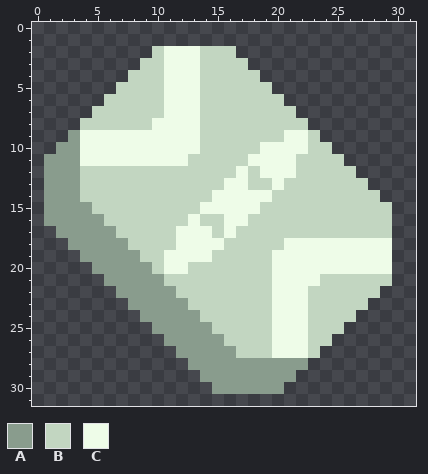
Two states of a pixel-art sprite, sprites/items/metasteel.png. That is the earlier state.
The file is 32x32 pixels.
Palette (. is transparent): A #899c8d  B #c2d6c1  C #eefce8
Pixels before, first column x 1:
 2 .........BCCCBBB.............
 3 ........BBCCCBBBB............
 4 .......BBBCCCBBBBB...........
 5 ......BBBBCCCBBBBBB..........
 6 .....BBBBBCCCBBBBBBB.........
 7 ....BBBBBBCCCBBBBBBBB........
 8 ...BBBBBBCCCCBBBBBBBBB.......
 9 ..ACCCCCCCCCCBBBBBBBCCB......
10 .AACCCCCCCCCCBBBBBCCCCBB.....
11 AAACCCCCCCCCBBBBBCCCCBBBB....
12 AAABBBBBBBBBBBBBCBCCCBBBBB...
13 AAABBBBBBBBBBBBCCBBCBBBBBBB..
14 AAABBBBBBBBBBBCCCCCBBBBBBBBB.
15 AAAABBBBBBBBBCCCCCBBBBBBBBBBB
16 AAAAABBBBBBBCBBCCBBBBBBBBBBBB
17 .AAAAABBBBBCCCBCBBBBBBBBBBBBB
18 ..AAAAABBBBCCCCBBBBBCCCCCCCCC
19 ...AAAAABBCCCCBBBBBCCCCCCCCCC
20 ....AAAAABCCBBBBBBBCCCCCCCCCC
21 .....AAAAABBBBBBBBBCCCCBBBBBB
22 ......AAAAABBBBBBBBCCCBBBBBB.
23 .......AAAAABBBBBBBCCCBBBBB..
24 ........AAAAABBBBBBCCCBBBB...
25 .........AAAAABBBBBCCCBBB....
26 ..........AAAAABBBBCCCBB.....
27 ...........AAAAABBBCCCB......
28 ............AAAAAAAAAA.......
29 .............AAAAAAAA........
30 ..............AAAAAA.........
New version:
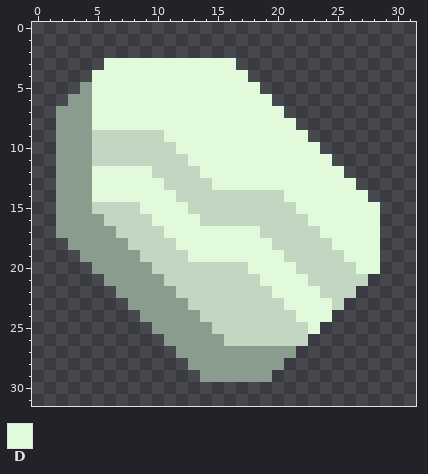
Colours new in this view: D #e1fadc
The exact change:
Changed rows in their new state; - is an unchanged pixel.
first column x 1:
 2 ---------.......-------------
 3 -----DDDDDDDDDDD.------------
 4 ----DDDDDDDDDDDDD.-----------
 5 ---ADDDDDDDDDDDDDD.----------
 6 --AADDDDDDDDDDDDDDD.---------
 7 -AAADDDDDDDDDDDDDDDD.--------
 8 -AAADDDDDDDDDDDDDDDDD.-------
 9 -A-ABBBBBBDDDDDDDDDDDD.------
10 ---ABBBBBBBDDDDDDDDDDDD.-----
11 .--ABBBBBBBBDDDDDDDDDDDD.----
12 .--ADDDDD----DDDDDDDDDDDD.---
13 .--ADDDDDD----DDDDDDDDDDDD.--
14 .--ADDDDDDD---BBBBB-DDDDDDD.-
15 .-------DDDD-BBBBB---DDDDDDD.
16 .--------DDDD--BB-----DDDDDD.
17 ----------DDDDDDDD-----DDDDD.
18 -----------DDDDDDDD-BBBBDDDD.
19 ----------BBDDDDDDDDBBBBBDDD.
20 ----------BB-----DDDDBBBBBDD.
21 ------------------DDDDB----..
22 -------------------DDDD---..-
23 -------------------BDDDD-..--
24 -------------------BBDDD..---
25 -------------------BBBD..----
26 -------------------BBB..-----
27 ----------------AAAAA..------
28 --------------------..-------
29 -------------------..--------
30 --------------......---------
